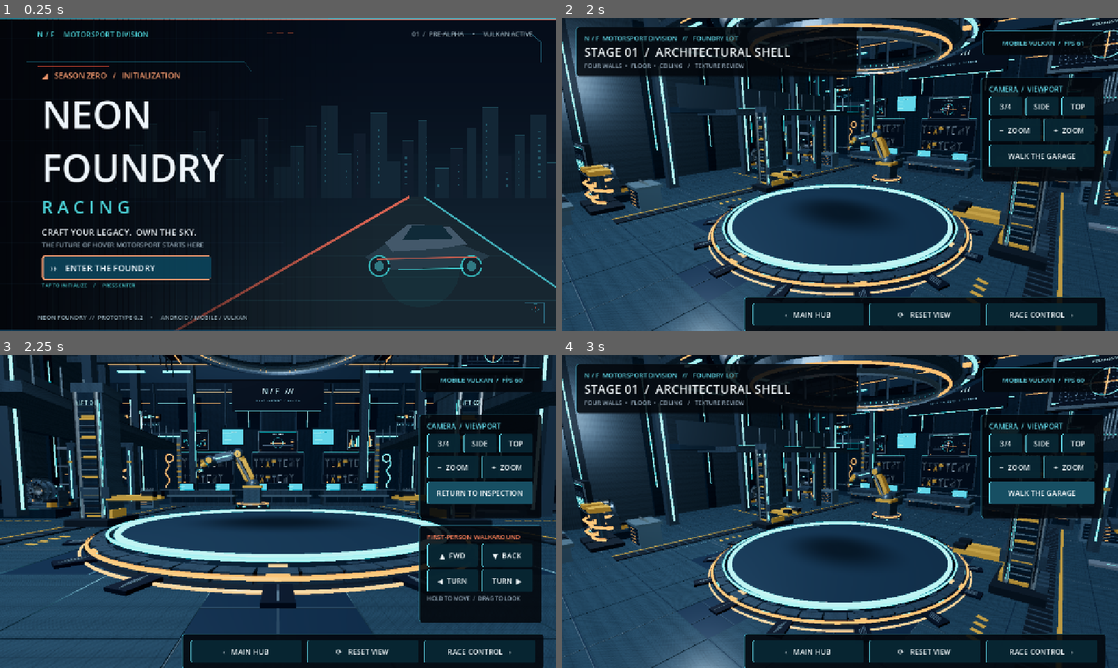
Above: before the commit, frames 1-4 (two rows, left to right).
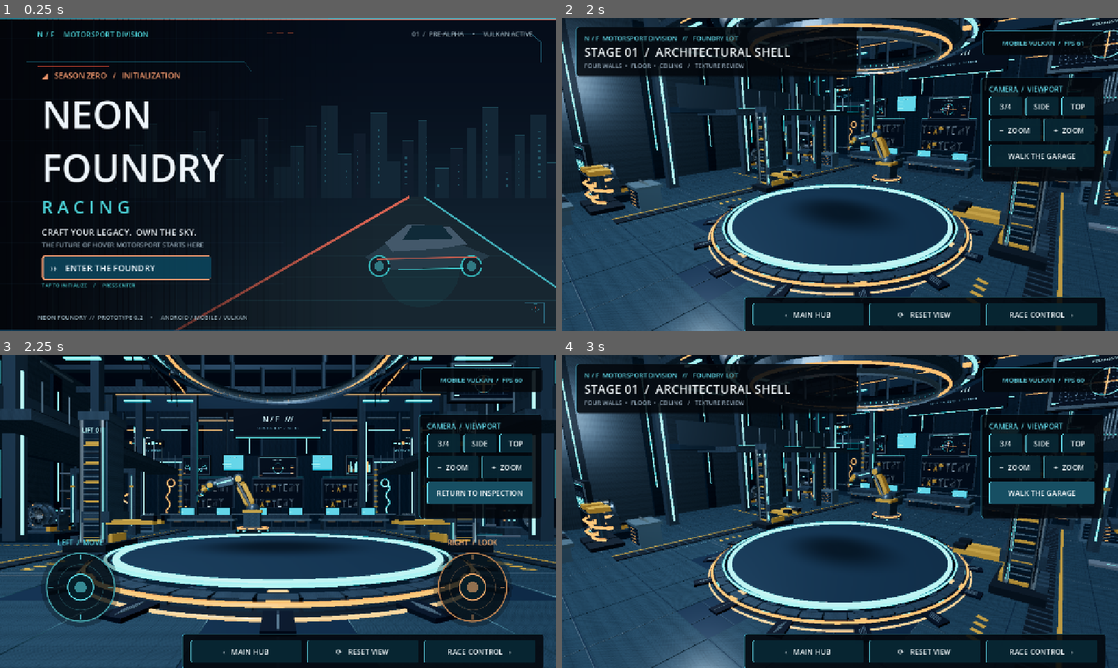
Above: after the commit, the same moments.

Repository: tpylman90-ctrl/NeonFoundry-Racing
Game: Godot game, scene res://scenes/title_menu.tscn
Two runs of this game, one before a commit and one after it. Both use one fixed random seed, a clock stepped at 60 frames per second and the inputs below.
Inputs:
- Up to frame 1 (0.25 s): no input
- Up to frame 2 (2 s): click "›› ENTER THE FOUNDRY" at 0.5 s; click "01 GARAGE / CRAFT SELECT" at 1.25 s
- Up to frame 3 (2.25 s): click "WALK THE GARAGE" at 2 s
- Up to frame 4 (3 s): click "RETURN TO INSPECTION" at 2.75 s

Frames 1-2 are identical in both runs. In frame 3, 44% of the frame differs, in the area x 0-100%, y 0-100%; in frame 4, nothing differs.

Commit message:
Integrate dual-thumb analog walk, independent camera pitch/yaw and simultaneous multitouch

Diff:
--- a/game/scripts/garage_page.gd
+++ b/game/scripts/garage_page.gd
@@ -9,6 +9,7 @@
 const MUTED: Color = Color("9aafc0")
 const PREVIEW_PATH: String = "res://assets/garage/forge_preview.glb"
 const WorkshopScript = preload("res://scripts/garage_workshop.gd")
+const DualJoystickScript = preload("res://scripts/garage_dual_joystick.gd")
 const SHELL_STAGE01_PATH: String = "res://assets/garage/shell/shell_stage01.glb"
 const STAGE01_REVIEW: bool = true
 
@@ -30,9 +31,8 @@
 var _walk_mode: bool = false
 var _walk_position: Vector3 = Vector3(0, 1.75, 11)
 var _walk_yaw: float = 0.0
-var _walk_forward: float = 0.0
-var _walk_turn: float = 0.0
-var _walk_pad: PanelContainer
+var _walk_pitch: float = 0.0
+var _walk_joysticks: Control
 var _walk_toggle: Button
 var _workshop: Node3D
 var _equipment_panel: PanelContainer
@@ -64,17 +64,37 @@
 	if _performance_label != null and _performance_samples % 18 == 0:
 		_performance_label.text = "MOBILE VULKAN  /  FPS %d" % Engine.get_frames_per_second()
 	if _walk_mode:
-		_walk_yaw += _walk_turn * delta * 1.75
-		_walk_position += Vector3(-sin(_walk_yaw), 0, -cos(_walk_yaw)) * _walk_forward * delta * 4.6
+		var move_axis: Vector2 = _walk_joysticks.get("move_axis")
+		var look_axis: Vector2 = _walk_joysticks.get("look_axis")
+		# WASD/arrow keys remain useful in the Godot editor and desktop CI.
+		var keyboard: Vector2 = Vector2.ZERO
+		if Input.is_key_pressed(KEY_W) or Input.is_key_pressed(KEY_UP):
+			keyboard.y -= 1.0
+		if Input.is_key_pressed(KEY_S) or Input.is_key_pressed(KEY_DOWN):
+			keyboard.y += 1.0
+		if Input.is_key_pressed(KEY_A) or Input.is_key_pressed(KEY_LEFT):
+			keyboard.x -= 1.0
+		if Input.is_key_pressed(KEY_D) or Input.is_key_pressed(KEY_RIGHT):
+			keyboard.x += 1.0
+		var direction: Vector2 = (move_axis + keyboard).limit_length(1.0)
+		# Independent right thumb changes yaw AND vertical eye angle.
+		_walk_yaw -= look_axis.x * delta * 2.30
+		_walk_pitch = clampf(_walk_pitch - look_axis.y * delta * 1.55, -1.10, 1.10)
+		var forward: Vector3 = Vector3(-sin(_walk_yaw), 0.0, -cos(_walk_yaw))
+		var strafe: Vector3 = Vector3(cos(_walk_yaw), 0.0, -sin(_walk_yaw))
+		_walk_position += (strafe * direction.x - forward * direction.y) * delta * 4.6
 		_walk_position.x = clampf(_walk_position.x, -17.0, 17.0)
-		_walk_position.z = clampf(_walk_position.z, -15.0, 14.0)
-		var ground_radius: float = Vector2(_walk_position.x, _walk_position.z).length()
-		if ground_radius < 6.35:
-			var safe: Vector2 = Vector2(_walk_position.x, _walk_position.z).normalized() * 6.35
-			if ground_radius < 0.01:
-				safe = Vector2(0, 6.35)
-			_walk_position.x = safe.x
-			_walk_position.z = safe.y
+		_walk_position.z = clampf(_walk_position.z, -15.0, 13.8)
+		# The old showroom turntable is hidden during Stage 01. Let testers
+		# walk freely across the empty floor. Restore its radius guard later.
+		if not STAGE01_REVIEW:
+			var ground_radius: float = Vector2(_walk_position.x, _walk_position.z).length()
+			if ground_radius < 6.35:
+				var safe: Vector2 = Vector2(_walk_position.x, _walk_position.z).normalized() * 6.35
+				if ground_radius < 0.01:
+					safe = Vector2(0, 6.35)
+				_walk_position.x = safe.x
+				_walk_position.z = safe.y
 	_refresh_camera(delta)
 
 func _material(color: Color, metal: float = 0.0, rough: float = 0.55, glow: bool = false) -> StandardMaterial3D:
@@ -386,7 +406,12 @@
 		return
 	if _walk_mode:
 		_camera.position = _walk_position
-		_camera.look_at(_walk_position + Vector3(-sin(_walk_yaw), -0.09, -cos(_walk_yaw)), Vector3.UP)
+		var eye: Vector3 = Vector3(
+			-sin(_walk_yaw) * cos(_walk_pitch),
+			sin(_walk_pitch),
+			-cos(_walk_yaw) * cos(_walk_pitch)
+		)
+		_camera.look_at(_walk_position + eye, Vector3.UP)
 		return
 	var blend: float = clampf(delta * 9.0, 0.0, 1.0)
 	_yaw = lerp_angle(_yaw, _target_yaw, blend)
@@ -396,15 +421,27 @@
 	_camera.position = aim + Vector3(sin(_yaw) * cos(_pitch), sin(_pitch), cos(_yaw) * cos(_pitch)) * _distance
 	_camera.look_at(aim, Vector3.UP)
 
+func _input(event: InputEvent) -> void:
+	if not visible or not _walk_mode or _walk_joysticks == null:
+		return
+	# ScreenTouch/ScreenDrag events carry independent finger IDs, so using
+	# one thumb never steals or releases the other thumb's joystick.
+	if event is InputEventScreenTouch or event is InputEventScreenDrag:
+		if bool(_walk_joysticks.call("handle_screen_event", event)):
+			_dragging = false
+			get_viewport().set_input_as_handled()
+
+
 func _unhandled_input(event: InputEvent) -> void:
 	if not visible:
 		return
 	if event is InputEventScreenDrag:
+		# First-person touch-look is now owned by the right joystick, NOT
+		# arbitrary swipes which previously conflicted with move touches.
 		if _walk_mode:
-			_walk_yaw -= event.relative.x * 0.006
-		else:
-			_target_yaw -= event.relative.x * 0.007
-			_target_pitch = clampf(_target_pitch + event.relative.y * 0.005, -0.15, 1.1)
+			return
+		_target_yaw -= event.relative.x * 0.007
+		_target_pitch = clampf(_target_pitch + event.relative.y * 0.005, -0.15, 1.1)
 		get_viewport().set_input_as_handled()
 	elif event is InputEventMouseButton:
 		if event.button_index == MOUSE_BUTTON_LEFT:
@@ -415,7 +452,12 @@
 			_target_distance = minf(20.0, _target_distance + 1.0)
 	elif event is InputEventMouseMotion and _dragging:
 		if _walk_mode:
+			if _walk_joysticks != null and (
+					int(_walk_joysticks.get("move_finger")) >= 0 or
+					int(_walk_joysticks.get("look_finger")) >= 0):
+				return
 			_walk_yaw -= event.relative.x * 0.006
+			_walk_pitch = clampf(_walk_pitch - event.relative.y * 0.004, -1.10, 1.10)
 		else:
 			_target_yaw -= event.relative.x * 0.007
 			_target_pitch = clampf(_target_pitch + event.relative.y * 0.005, -0.15, 1.1)
@@ -554,39 +596,14 @@
 	equipment.add_child(_equipment_status)
 	_refresh_equipment_status()
 
-	_walk_pad = _panel(0.753, 0.545, 0.974, 0.855)
-	var walk_content := VBoxContainer.new()
-	walk_content.add_theme_constant_override("separation", 6)
-	_walk_pad.add_child(walk_content)
-	walk_content.add_child(_label("FIRST-PERSON WALKAROUND", 15, ORANGE))
-	var motion_row := HBoxContainer.new()
-	motion_row.add_theme_constant_override("separation", 7)
-	walk_content.add_child(motion_row)
-	var forwards: Button = _button("▲  FWD", func() -> void: pass)
-	var backwards: Button = _button("▼  BACK", func() -> void: pass)
-	forwards.size_flags_horizontal = Control.SIZE_EXPAND_FILL
-	backwards.size_flags_horizontal = Control.SIZE_EXPAND_FILL
-	motion_row.add_child(forwards)
-	motion_row.add_child(backwards)
-	forwards.button_down.connect(func() -> void: _walk_forward = 1.0)
-	forwards.button_up.connect(func() -> void: _walk_forward = 0.0)
-	backwards.button_down.connect(func() -> void: _walk_forward = -1.0)
-	backwards.button_up.connect(func() -> void: _walk_forward = 0.0)
-	var turn_row := HBoxContainer.new()
-	turn_row.add_theme_constant_override("separation", 7)
-	walk_content.add_child(turn_row)
-	var left: Button = _button("◀  TURN", func() -> void: pass)
-	var right: Button = _button("TURN  ▶", func() -> void: pass)
-	left.size_flags_horizontal = Control.SIZE_EXPAND_FILL
-	right.size_flags_horizontal = Control.SIZE_EXPAND_FILL
-	turn_row.add_child(left)
-	turn_row.add_child(right)
-	left.button_down.connect(func() -> void: _walk_turn = -1.0)
-	left.button_up.connect(func() -> void: _walk_turn = 0.0)
-	right.button_down.connect(func() -> void: _walk_turn = 1.0)
-	right.button_up.connect(func() -> void: _walk_turn = 0.0)
-	walk_content.add_child(_label("HOLD TO MOVE  /  DRAG TO LOOK", 13, MUTED))
-	_walk_pad.visible = false
+	# Minimal draw-only overlay: two thumbsticks rather than four buttons.
+	# They sit above the bottom navigation bar and outside camera controls.
+	_walk_joysticks = DualJoystickScript.new() as Control
+	_walk_joysticks.name = "DualThumbWalkControls"
+	_walk_joysticks.set_anchors_and_offsets_preset(Control.PRESET_FULL_RECT)
+	_walk_joysticks.mouse_filter = Control.MOUSE_FILTER_IGNORE
+	add_child(_walk_joysticks)
+	_walk_joysticks.visible = false
 
 	var bottom := _panel(0.327, 0.89, 0.977, 0.978)
 	var action_row := HBoxContainer.new()
@@ -628,14 +645,16 @@
 
 func _toggle_walk() -> void:
 	_walk_mode = not _walk_mode
-	_walk_forward = 0.0
-	_walk_turn = 0.0
-	_walk_pad.visible = _walk_mode
+	_walk_joysticks.call("release_all")
+	_walk_joysticks.visible = _walk_mode
+	_dragging = false
+	if _walk_mode:
+		_walk_pitch = 0.0
 	_equipment_panel.visible = not _walk_mode and not STAGE01_REVIEW
 	_title_panel.visible = not _walk_mode
 	_tools_panel.visible = not _walk_mode and not STAGE01_REVIEW
 	_walk_toggle.text = "RETURN TO INSPECTION" if _walk_mode else "WALK THE GARAGE"
-	_detail.text = "WALKAROUND MODE\nHold the movement and turn buttons to tour the Foundry Lot. Drag across the open 3D view to turn the camera." if _walk_mode else "INSPECTION MODE\nTouch-drag to orbit around the model. Use the camera presets for detail study."
+	_detail.text = "WALKAROUND MODE\nLeft thumb moves/strafe; right thumb pans and looks up/down. Both sticks support independent fingers." if _walk_mode else "INSPECTION MODE\nTouch-drag to orbit around the model. Use the camera presets for detail study."
 
 func _refresh_equipment_status() -> void:
 	if _workshop != null and _equipment_status != null:
